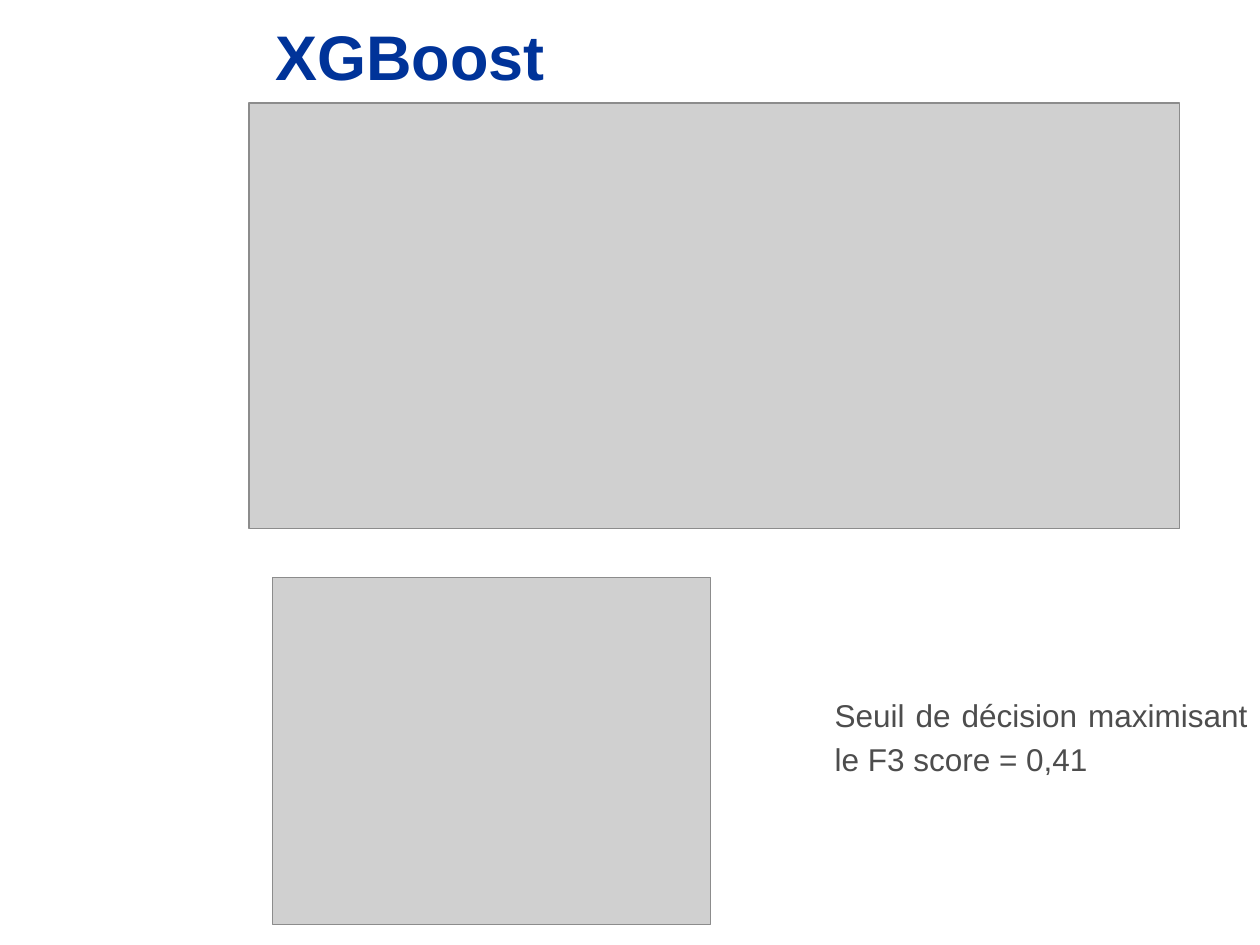
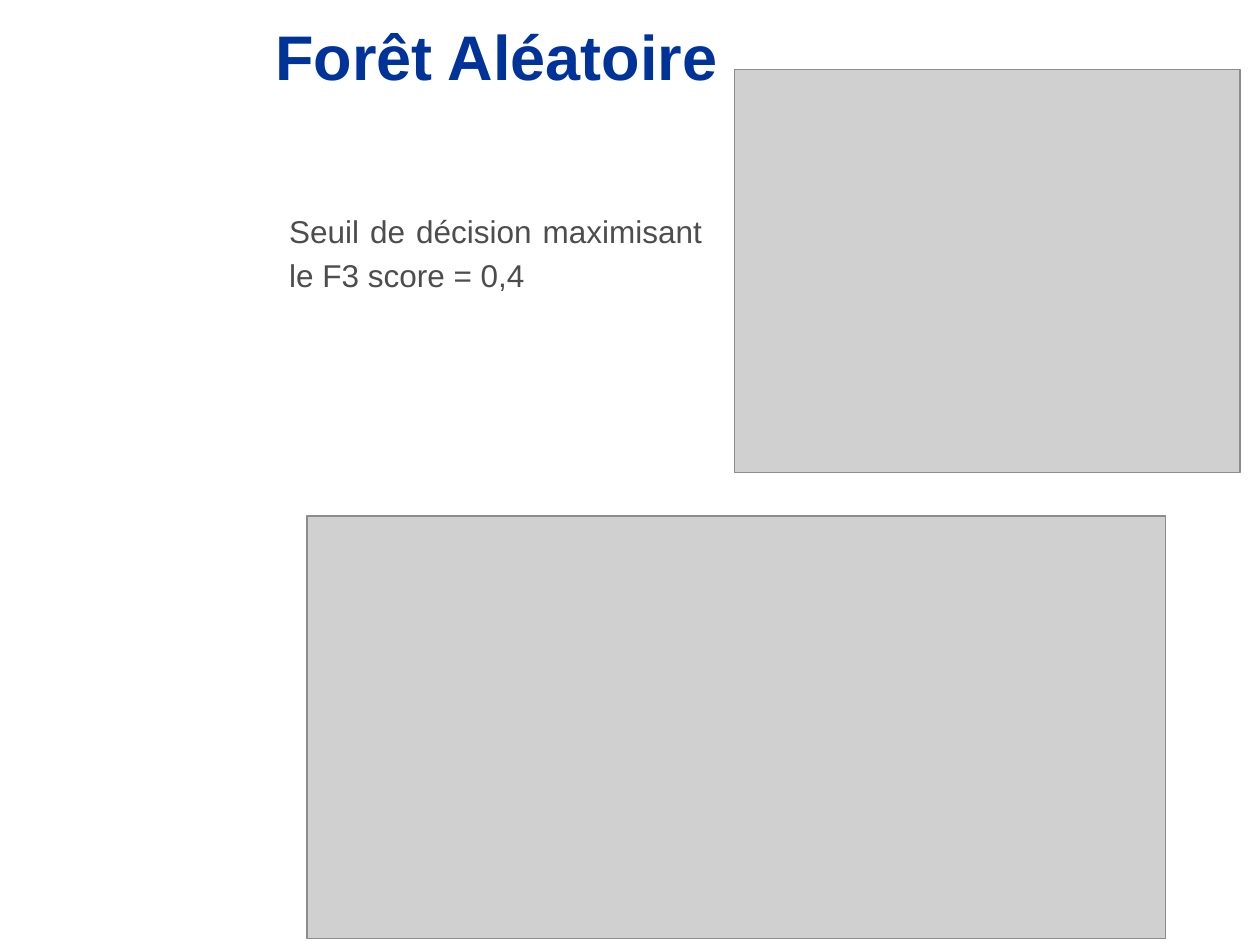
Before and after one commit to CelineLesur/OCR_IAEngineer_Projet4, a slide deck: slide 14 of LESUR_Céline_2_presentation_21062024_P4.pptx. Drawn at 1260x945 pixels with LibreOffice and Linux fonts; fonts in the diff are those of the drawing; grey boxes stand for pictures; background and template pictures are left out. Boxes give left, top, right and bottom in pixels: in the first picture for what was removed or moved away, otherwise in the second. Text is boxed around its words. In the diff, an @@ line names an element or a change of style, - is before the commit and + after.

```diff
--- a/LESUR_Céline_2_presentation_21062024_P4.pptx
+++ b/LESUR_Céline_2_presentation_21062024_P4.pptx
@@ title at (x1=275, y1=33, x2=717, y2=81): text changed @@
-XGBoost
+Forêt Aléatoire
@@ picture added at (x1=735, y1=69, x2=1240, y2=472) @@
@@ picture removed at (x1=249, y1=103, x2=1181, y2=529) @@
@@ text "Seuil de décision maximisant" moved from (x1=835, y1=704, x2=1247, y2=775) to (x1=289, y1=220, x2=702, y2=291) @@
@@ text at (x1=289, y1=264, x2=525, y2=291): text changed @@
-le F3 score = 0,41
+le F3 score = 0,4
@@ picture added at (x1=307, y1=517, x2=1167, y2=940) @@
@@ picture removed at (x1=272, y1=578, x2=709, y2=925) @@
```
Also in this commit, not shown: 13 other slides changed, 1 slide added, 1 slide removed.
